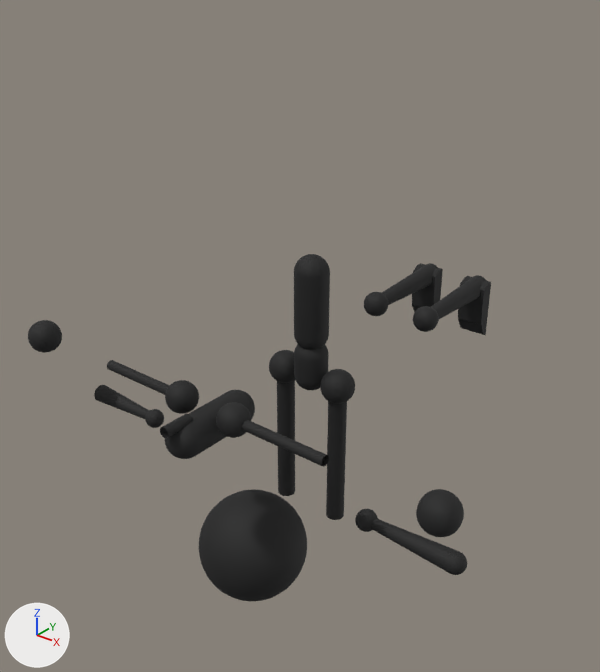
The FBX model Assets/Art/_blend/Stickman_TPose.fbx: old version first, new version second.
The view is the same before and after, from a camera (50 mm lens) standing at (0.0235, -0.0303, 0.036) and looking at (-0.0017, 0.0012, 0.0164). Lighting does not change. The marker at lower left points along +X, +Y and +Z.

The first picture shows 'Chest', 'Head', 'Left Foot', 'Left Hand', 'Left Lower Arm', 'Left Lower Leg', 'Left Upper Arm', 'Left Upper Leg', 'Neck', 'Right Foot', 'Right Hand', 'Right Lower Arm', 'Right Lower Leg', 'Right Upper Arm', 'Right Upper Leg', 'Spine'.
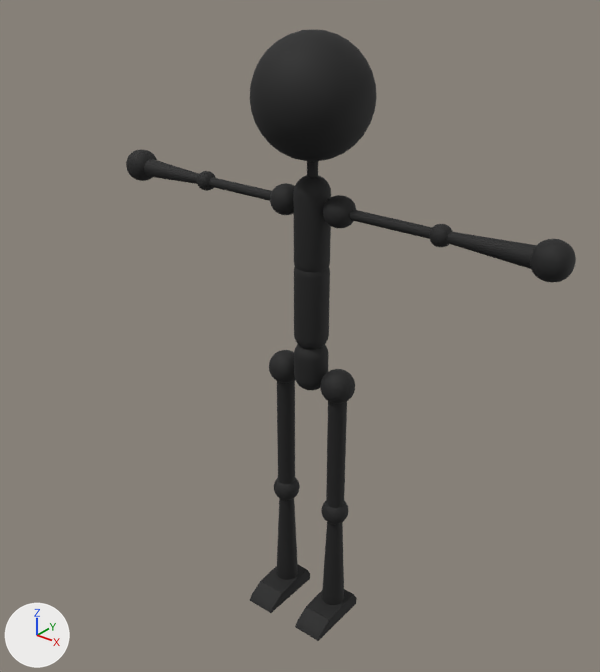
Changed parts and their boxes (x1, y1, x2, y2) in the pictures (600 x 672 px):
'Head', moved, turned: before (198, 489, 307, 601); after (250, 30, 377, 161)
'Chest', moved, turned: before (165, 390, 255, 459); after (293, 175, 331, 272)
'Left Lower Arm', moved, turned: before (355, 509, 467, 575); after (429, 224, 537, 269)
'Left Upper Arm', moved, turned: before (216, 402, 329, 467); after (323, 195, 432, 239)
'Left Lower Leg', moved, turned: before (413, 275, 487, 332); after (321, 501, 348, 605)
'Left Hand', moved, turned: before (416, 489, 464, 537); after (530, 239, 576, 283)
'Right Lower Leg', moved, turned: before (364, 263, 438, 316); after (274, 478, 300, 580)
'Right Upper Arm', moved, turned: before (107, 360, 199, 414); after (209, 177, 295, 215)
'Left Foot', moved, turned: before (458, 276, 491, 335); after (295, 589, 357, 641)
'Right Foot', moved, turned: before (412, 263, 443, 321); after (250, 565, 310, 613)
'Right Lower Arm', moved, turned: before (94, 385, 164, 428); after (144, 159, 216, 191)
'Right Hand', moved, turned: before (28, 320, 62, 353); after (126, 149, 157, 181)
'Neck', moved, turned: before (160, 413, 193, 438); after (307, 161, 318, 177)

The change, as a list of edits to the scene's bpy script:
```text
Change ob_head:
    ob_head.rotation_euler: (1.571, 0.0, 0.0) -> (0.0, 0.0, 0.0)  # degrees (90, 0, 0) -> degrees (0, 0, 0)
    ob_head.location: (0.0, -0.394, 0.679) -> (0.0, 0.107, 0.0)
Change ob_left_hand:
    ob_left_hand.location: (0.501, -0.451, -0.278) -> (0.501, 0.003, -0.00199)
Change ob_right_lower_leg:
    ob_right_lower_leg.rotation_euler: (1.571, 0.0, 0.0) -> (0.0, 0.0, 0.0)  # degrees (90, 0, 0) -> degrees (0, 0, 0)
    ob_right_lower_leg.location: (0.0, 0.0715, -0.859) -> (0.0, -0.787, 0.0)
Change ob_neck:
    ob_neck.location: (0.0, 0.394, -0.089) -> (0.0, 0.483, 0.0)
Change ob_right_lower_arm:
    ob_right_lower_arm.rotation_euler: (1.571, 0.0, 0.0) -> (0.0, 0.0, 0.0)  # degrees (90, 0, 0) -> degrees (0, 0, 0)
    ob_right_lower_arm.location: (-0.538, -0.276, 0.454) -> (-0.538, 0.0, 0.0)
Change ob_left_lower_leg:
    ob_left_lower_leg.rotation_euler: (1.571, 0.0, 0.0) -> (0.0, 0.0, 0.0)  # degrees (90, 0, 0) -> degrees (0, 0, 0)
    ob_left_lower_leg.location: (0.0, 0.0715, -0.859) -> (0.0, -0.787, 0.0)
Change ob_right_upper_arm:
    ob_right_upper_arm.location: (-0.162, 0.276, -0.089) -> (-0.162, 0.365, 0.0)
Change ob_left_foot:
    ob_left_foot.location: (0.00165, -0.61, 0.134) -> (0.00165, -0.682, 0.0623)
Change ob_left_lower_arm:
    ob_left_lower_arm.rotation_euler: (1.571, 0.0, 0.0) -> (0.0, 0.0, 0.0)  # degrees (90, 0, 0) -> degrees (0, 0, 0)
    ob_left_lower_arm.location: (0.538, -0.276, 0.454) -> (0.538, 0.0, 0.0)
Change ob_right_foot:
    ob_right_foot.location: (-0.00165, -0.615, 0.134) -> (-0.00165, -0.687, 0.0623)
Change ob_right_hand:
    ob_right_hand.location: (-0.501, -0.451, -0.278) -> (-0.501, 0.00281, -0.00176)
Change ob_left_upper_arm:
    ob_left_upper_arm.location: (0.162, 0.276, -0.089) -> (0.162, 0.365, 0.0)
Change ob_chest:
    ob_chest.rotation_euler: (1.571, 0.0, 0.0) -> (0.0, 0.0, 0.0)  # degrees (90, 0, 0) -> degrees (0, 0, 0)
    ob_chest.location: (0.0, -0.089, 0.487) -> (0.0, 0.398, 0.0)
```
